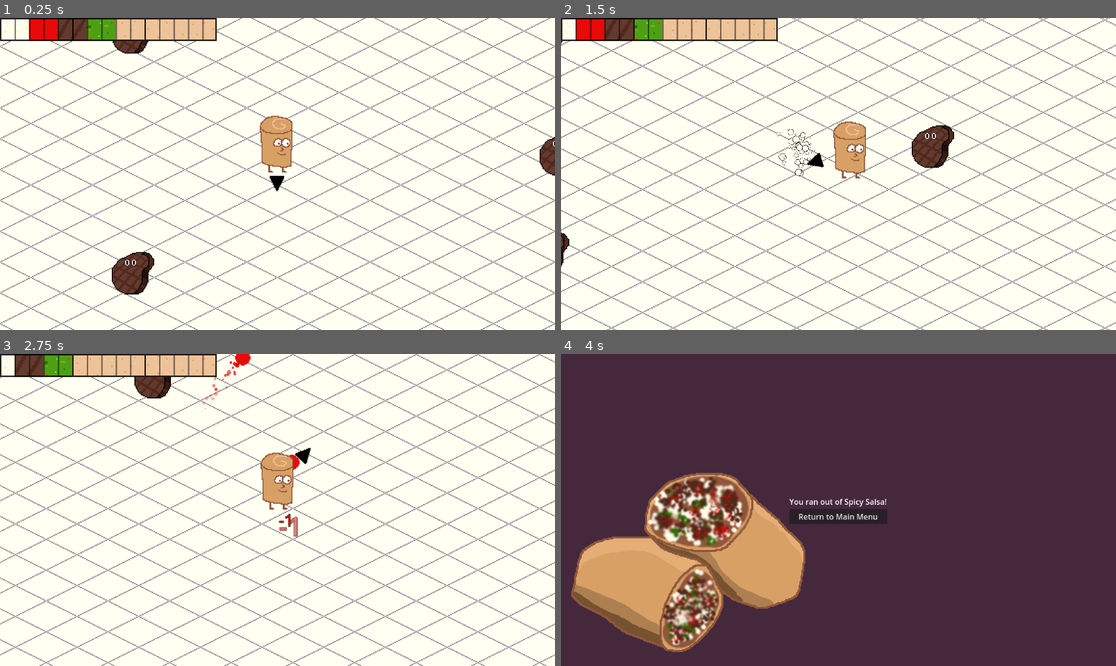
Above: before the commit, frames 1-4 (two rows, left to right).
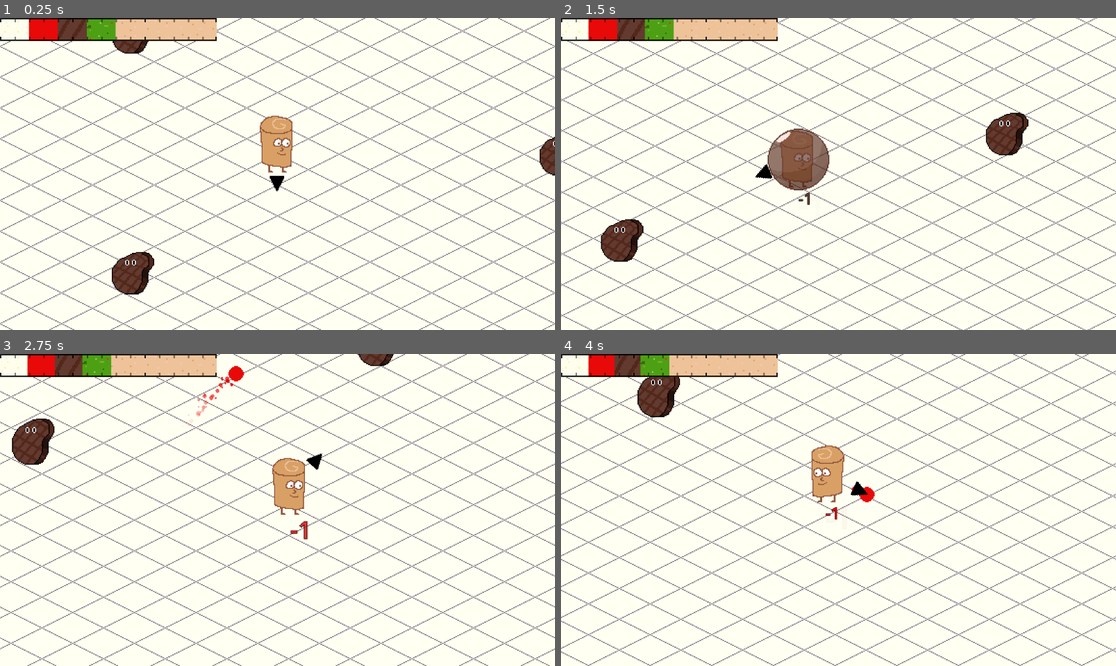
Above: after the commit, the same moments.

Repository: JordanLevy/LudumDare54
Game: Godot game, scene res://Scenes/Survival.tscn
The game is run twice, just before and just after one commit, with the same random seed, the same clock (stepped at 60 frames per second) and the same inputs. This scene is started directly instead of the project's main scene.
Inputs (mouse positions are in pixels of both pictures, inside the frame that each line leads up to):
- Up to frame 1 (0.25 s): no input
- Up to frame 2 (1.5 s): move the mouse to (960, 158) at 0.52 s; hold Right (ui_right) 0.53-1.28 s; hold Right mouse button (fire_cream) 0.53-1.28 s; tap Space (fire_meat) at 0.8, 1.35 s; move the mouse to (727, 189) at 1.27 s; hold Down (ui_down) from 1.28 s (still down)
- Up to frame 3 (2.75 s): click (166, 525) at 1.55 s; move the mouse to (333, 441) at 2.02 s; release Down (ui_down) at 2.03 s; press the mouse at (333, 441) at 2.03 s; hold Right (ui_right) from 2.03 s (still down); right-click (333, 441) at 2.3 s
- Up to frame 4 (4 s): move the mouse to (810, 572) at 2.77 s; release Right (ui_right) at 2.78 s; release the mouse at (810, 572) at 2.78 s; hold Up (ui_up) 2.78-3.53 s; right-click (810, 572) at 2.85 s; tap Space (fire_meat) at 3.05 s; move the mouse to (1005, 556) at 3.52 s; hold Left (ui_left) from 3.53 s (still down); hold Space (fire_meat) from 3.53 s (still down); click (1005, 556) at 3.8 s

The runs differ from the first frame. In frame 1, 0.2% of the frame differs, in the area x 0-40%, y 1-7%; in frame 2, 21%; in frame 3, 20%; in frame 4, 100%, in the area x 0-100%, y 0-100%.

Commit message:
Added upgrade menu

Diff:
--- a/Scenes/Doors/PlayerDoor1.tscn
+++ b/Scenes/Doors/PlayerDoor1.tscn
@@ -20,4 +20,4 @@
 offset_bottom = -30.0
 scale = Vector2(1, 1)
 is_door_label = true
-door_label_ingredients = Array[int]([2, 2, 2, 2])
+door_label_ingredients = [20, 20, 20, 20]
--- a/Scenes/Doors/PlayerDoor1Flip.tscn
+++ b/Scenes/Doors/PlayerDoor1Flip.tscn
@@ -22,4 +22,4 @@
 scale = Vector2(1, 1)
 pivot_offset = Vector2(-1, 1)
 is_door_label = true
-door_label_ingredients = Array[int]([2, 2, 2, 2])
+door_label_ingredients = [20, 20, 20, 20]
--- a/Scenes/Doors/PlayerDoor2.tscn
+++ b/Scenes/Doors/PlayerDoor2.tscn
@@ -20,4 +20,4 @@
 offset_bottom = -30.0
 scale = Vector2(1, 1)
 is_door_label = true
-door_label_ingredients = Array[int]([4, 4, 3, 2])
+door_label_ingredients = [40, 40, 30, 20]
--- a/Scenes/Doors/PlayerDoor2Flip.tscn
+++ b/Scenes/Doors/PlayerDoor2Flip.tscn
@@ -21,4 +21,4 @@
 offset_bottom = -30.0
 scale = Vector2(1, 1)
 is_door_label = true
-door_label_ingredients = Array[int]([4, 4, 3, 2])
+door_label_ingredients = [40, 40, 30, 20]
--- a/Scenes/MusicPlayer.tscn
+++ b/Scenes/MusicPlayer.tscn
@@ -4,6 +4,7 @@
 [ext_resource type="Script" path="res://Scripts/MusicPlayer.gd" id="2_hn5sm"]
 
 [node name="MusicPlayer" type="AudioStreamPlayer"]
+process_mode = 3
 stream = ExtResource("1_qu7ec")
 autoplay = true
 script = ExtResource("2_hn5sm")
--- a/Scenes/Projectiles/CreamProjectile.tscn
+++ b/Scenes/Projectiles/CreamProjectile.tscn
@@ -50,6 +50,7 @@
 shape = SubResource("CircleShape2D_mhh8x")
 
 [node name="Timer" type="Timer" parent="."]
+wait_time = 0.3
 one_shot = true
 autostart = true
 
--- a/Scenes/Survival.tscn
+++ b/Scenes/Survival.tscn
@@ -5,7 +5,7 @@
 [ext_resource type="Script" path="res://Scripts/CameraController.gd" id="3_2jtqy"]
 [ext_resource type="PackedScene" uid="uid://bvibyd42fxp4l" path="res://Scenes/Player.tscn" id="4_xw4qc"]
 [ext_resource type="Script" path="res://Scripts/WaveManager.gd" id="5_kgewr"]
-[ext_resource type="PackedScene" uid="uid://o05lff2sb8dv" path="res://Scenes/FinishLine.tscn" id="6_tynvh"]
+[ext_resource type="PackedScene" uid="uid://dgp1t2py8fxlw" path="res://Scenes/UpgradeMenu.tscn" id="7_1i56t"]
 
 [node name="Node2D" type="Node2D"]
 y_sort_enabled = true
@@ -15,11 +15,17 @@
 
 [node name="Control" type="Control" parent="CanvasLayer"]
 layout_mode = 3
-anchors_preset = 0
-offset_right = 40.0
-offset_bottom = 40.0
+anchors_preset = 15
+anchor_right = 1.0
+anchor_bottom = 1.0
+grow_horizontal = 2
+grow_vertical = 2
 
 [node name="IngredientsBar" parent="CanvasLayer/Control" instance=ExtResource("1_ecmig")]
+y_sort_enabled = false
+
+[node name="UpgradeMenu" parent="CanvasLayer/Control" instance=ExtResource("7_1i56t")]
+layout_mode = 1
 
 [node name="TileMap" type="TileMap" parent="."]
 y_sort_enabled = true
@@ -47,6 +53,3 @@
 
 [node name="WaveManager" type="Node2D" parent="."]
 script = ExtResource("5_kgewr")
-
-[node name="FinishLine" parent="." instance=ExtResource("6_tynvh")]
-position = Vector2(1, 136)
--- /dev/null
+++ b/Scenes/UpgradeMenu.tscn
@@ -0,0 +1,43 @@
+[gd_scene load_steps=2 format=3 uid="uid://dgp1t2py8fxlw"]
+
+[ext_resource type="Script" path="res://Scripts/NextWaveButton.gd" id="1_p4b55"]
+
+[node name="UpgradeMenu" type="Control"]
+process_mode = 3
+layout_mode = 3
+anchors_preset = 15
+anchor_right = 1.0
+anchor_bottom = 1.0
+grow_horizontal = 2
+grow_vertical = 2
+
+[node name="VBoxContainer" type="VBoxContainer" parent="."]
+layout_mode = 2
+offset_left = 530.0
+offset_top = 306.5
+offset_right = 622.0
+offset_bottom = 346.5
+grow_horizontal = 2
+grow_vertical = 2
+
+[node name="HBoxContainer" type="HBoxContainer" parent="VBoxContainer"]
+layout_mode = 2
+
+[node name="Upgrade1" type="Button" parent="VBoxContainer/HBoxContainer"]
+layout_mode = 2
+text = "Upgrade1"
+
+[node name="Upgrade2" type="Button" parent="VBoxContainer/HBoxContainer"]
+layout_mode = 2
+text = "Upgrade1"
+
+[node name="Upgrade3" type="Button" parent="VBoxContainer/HBoxContainer"]
+layout_mode = 2
+text = "Upgrade1"
+
+[node name="NextWave" type="Button" parent="VBoxContainer"]
+layout_mode = 2
+text = "Next Wave"
+script = ExtResource("1_p4b55")
+
+[connection signal="pressed" from="VBoxContainer/NextWave" to="VBoxContainer/NextWave" method="_on_pressed"]
--- a/Scenes/WinScreen.tscn
+++ b/Scenes/WinScreen.tscn
@@ -12,6 +12,8 @@
 anchor_bottom = 1.0
 grow_horizontal = 2
 grow_vertical = 2
+size_flags_horizontal = 3
+size_flags_vertical = 3
 
 [node name="TextureRect" type="TextureRect" parent="."]
 layout_mode = 2
--- a/Scripts/CreamProjectile.gd
+++ b/Scripts/CreamProjectile.gd
@@ -8,7 +8,7 @@
 func _ready():
 	knockback = 7
 	speed = 1
-	endlag = 1.2
+	endlag = 0.8
 	ingredient_type = GlobalManager.IngredientType.CREAM
 	player = get_tree().get_root().get_node("Node2D/Player")
 	position = player.position - player.shoot_offset
--- a/Scripts/GlobalManager.gd
+++ b/Scripts/GlobalManager.gd
@@ -90,10 +90,11 @@
 
 var infinite_ingredients = false
 
-const ingredients_per_scoop = 10
-const max_num_scoops = 15
+const ingredients_per_scoop = 1
+const max_num_scoops = 150
 const max_ingredient_capacity = ingredients_per_scoop * max_num_scoops
 
+var is_upgrading = false
 
 func play_sound_effect(sound_type: SoundType, ingredient: IngredientType, node: Node2D):
 	var sound_player = AudioStreamPlayer2D.new()
--- a/Scripts/IngredientsBar.gd
+++ b/Scripts/IngredientsBar.gd
@@ -3,7 +3,7 @@
 var bars : Array[TextureProgressBar]
 var player: Node2D
 @export var is_door_label = false
-@export var door_label_ingredients = [1, 1, 1, 1]
+@export var door_label_ingredients = [10, 10, 10, 10]
 
 func _ready():
 	player = get_tree().get_root().get_node("Node2D/Player")
--- a/Scripts/MeatProjectile.gd
+++ b/Scripts/MeatProjectile.gd
@@ -7,7 +7,7 @@
 func _ready():
 	knockback = -5
 	speed = 40
-	endlag = 0.5
+	endlag = 0.8
 	ingredient_type = GlobalManager.IngredientType.MEAT
 	player = get_tree().get_root().get_node("Node2D/Player")
 	velocity = player.velocity.normalized()
--- /dev/null
+++ b/Scripts/NextWaveButton.gd
@@ -0,0 +1,10 @@
+extends Button
+
+var wave_manager: Node2D
+
+func _ready():
+	wave_manager = get_tree().get_root().get_node("Node2D/WaveManager")
+
+func _on_pressed():
+	wave_manager.end_upgrade()
+	wave_manager.start_wave()
--- a/Scripts/PlayerController.gd
+++ b/Scripts/PlayerController.gd
@@ -35,7 +35,6 @@
 
 var ingredients: Array[int]
 var monster_rewards: Array[int]
-var projectile_cost: int = 1
 
 var dash_timer: Timer
 
@@ -55,8 +54,8 @@
 	death_timer = get_node("DeathTimer")
 	endlag_timer = get_node("EndlagTimer")
 	aim_arrow_pivot = get_node("AimArrowPivot")
-	ingredients = [2, 2, 2, 2]
-	monster_rewards = [2, 2, 2, 2]
+	ingredients = [20, 20, 20, 20]
+	monster_rewards = [20, 20, 20, 20]
 	GlobalManager.monster_killed.connect(on_monster_killed)
 	emit_signal("ingredients_changed", ingredients)
 
@@ -108,13 +107,13 @@
 
 	if endlag_timer.is_stopped():
 		if fire_cream:
-			pay_ingredients(GlobalManager.IngredientType.CREAM, projectile_cost)
+			pay_ingredients(GlobalManager.IngredientType.CREAM, CreamProjectile.cost)
 			shoot(GlobalManager.IngredientType.CREAM)
 		elif fire_spice:
-			pay_ingredients(GlobalManager.IngredientType.SPICE, projectile_cost)
+			pay_ingredients(GlobalManager.IngredientType.SPICE, SpiceProjectile.cost)
 			shoot(GlobalManager.IngredientType.SPICE)
 		elif fire_meat:
-			pay_ingredients(GlobalManager.IngredientType.MEAT, projectile_cost)
+			pay_ingredients(GlobalManager.IngredientType.MEAT, MeatProjectile.cost)
 			shoot(GlobalManager.IngredientType.MEAT)
 			start_dash()
 
--- a/Scripts/Projectile.gd
+++ b/Scripts/Projectile.gd
@@ -2,11 +2,12 @@
 
 class_name Projectile
 
+static var cost = 1
 var damage = 1
 var knockback = 2
 var speed = 2
 var target = Vector2.ZERO
-var endlag = 1
+var endlag = 0.8
 var ingredient_type = GlobalManager.IngredientType.PLAIN
 
 func _physics_process(delta):
--- a/Scripts/SettingsMenu.gd
+++ /dev/null
@@ -1,19 +0,0 @@
-extends CenterContainer
-
-
-# Called when the node enters the scene tree for the first time.
-func _ready():
-	pass # Replace with function body.
-
-
-# Called every frame. 'delta' is the elapsed time since the previous frame.
-func _process(delta):
-	pass
-
-
-func _on_menu_button_pressed():
-	GlobalManager.set_game_state(GlobalManager.GameState.MENU)
-
-
-func _on_mute_music_button_pressed():
-	GlobalManager.toggle_mute_music.emit()
--- a/Scripts/SpiceProjectile.gd
+++ b/Scripts/SpiceProjectile.gd
@@ -7,7 +7,7 @@
 func _ready():
 	knockback = 2
 	speed = 150
-	endlag = 0.5
+	endlag = 0.8
 	ingredient_type = GlobalManager.IngredientType.SPICE
 	player = get_tree().get_root().get_node("Node2D/Player")
 	move_and_collide(-player.shoot_offset)
--- a/Scripts/WaveManager.gd
+++ b/Scripts/WaveManager.gd
@@ -2,6 +2,8 @@
 
 var wave_num: int = 0
 var enemies_remaining: int = 0
+var upgrade_menu: Control
+
 var enemy_prefabs: Array = [
 	preload("res://Scenes/Monsters/SpiceMonster.tscn"),
 	preload("res://Scenes/Monsters/CreamMonster.tscn"),
@@ -13,7 +15,18 @@
 func _ready():
 	GlobalManager.monster_killed.connect(on_monster_killed)
 	player = get_tree().get_root().get_node("Node2D/Player")
+	upgrade_menu = get_tree().get_root().get_node("Node2D/CanvasLayer/Control/UpgradeMenu")
+	end_upgrade()
 	start_wave()
+
+func begin_upgrade():
+	get_tree().paused = true
+	upgrade_menu.show()
+
+func end_upgrade():
+	upgrade_menu.hide()
+	get_tree().paused = false
+
 
 func start_wave():
 	wave_num += 1
@@ -22,7 +35,7 @@
 	spawn_enemies(wave_num * 3)
 
 func end_wave():
-	start_wave()
+	begin_upgrade()
 
 func spawn_enemies(num_enemies):
 	var angle_increment = 2 * PI / num_enemies
Binary file changed: Assets/IngredientsBar/Over.aseprite
Binary file changed: Assets/IngredientsBar/Over.png
